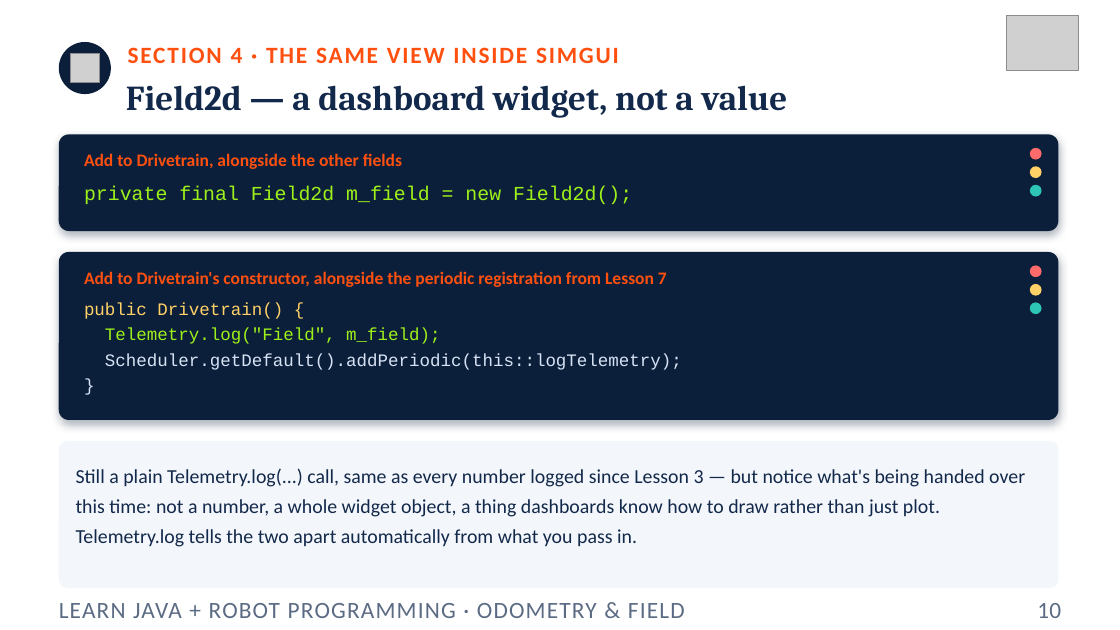
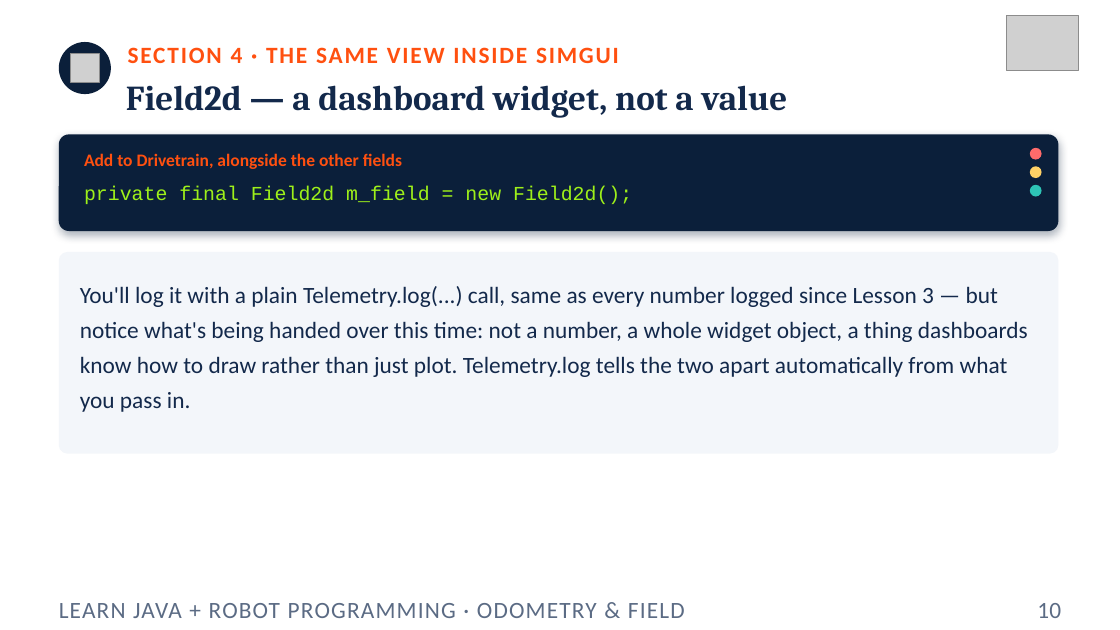
Before and after one commit to FRC5010/BasicRobotLessons, a slide deck: slide 10 of docs/presentations/v3/11-odometry-field.pptx. Drawn at 1120x630 pixels with LibreOffice and Linux fonts; fonts in the diff are those of the drawing; grey boxes stand for pictures. Boxes give left, top, right and bottom in pixels: in the first picture for what was removed or moved away, otherwise in the second. Text is boxed around its words. In the diff, an @@ line names an element or a change of style, - is before the commit and + after.

```diff
--- a/docs/presentations/v3/11-odometry-field.pptx
+++ b/docs/presentations/v3/11-odometry-field.pptx
@@ rounded rectangle: place and size @@
-rounded rectangle at bbox=[59, 252, 1059, 420]
+rounded rectangle at bbox=[59, 252, 1059, 454]
@@ rounded rectangle at bbox=[59, 252, 1059, 454]: fill #0B1F3A to #F3F6FA; shadow off; proportions changed @@
@@ ellipse removed at bbox=[1030, 266, 1042, 277] @@
@@ text at bbox=[80, 286, 1028, 412]: text changed; size 17 to 20 pt @@
-Still a plain Telemetry.log(...) call, same as every number logged since Lesson 3 — but notice what's being handed over this time: not a number, a whole widget object, a thing dashboards know how to draw rather than just plot. Telemetry.log tells the two apart automatically from what you pass in.
+You'll log it with a plain Telemetry.log(...) call, same as every number logged since Lesson 3 — but notice what's being handed over this time: not a number, a whole widget object, a thing dashboards know how to draw rather than just plot. Telemetry.log tells the two apart automatically from what you pass in.
@@ text removed at bbox=[84, 271, 667, 287] @@
-Add to Drivetrain's constructor, alongside the periodic registration from Lesson 7
@@ ellipse removed at bbox=[1030, 284, 1042, 296] @@
@@ text removed at bbox=[84, 303, 682, 370] @@
-public Drivetrain() {
-Telemetry.log("Field", m_field);
-Scheduler.getDefault().addPeriodic(this::logTelemetry);
-}
@@ ellipse removed at bbox=[1030, 302, 1042, 314] @@
@@ rounded rectangle removed at bbox=[59, 441, 1059, 588] @@
```
Also in this commit, not shown: 1 other slide changed, 11 other files.
